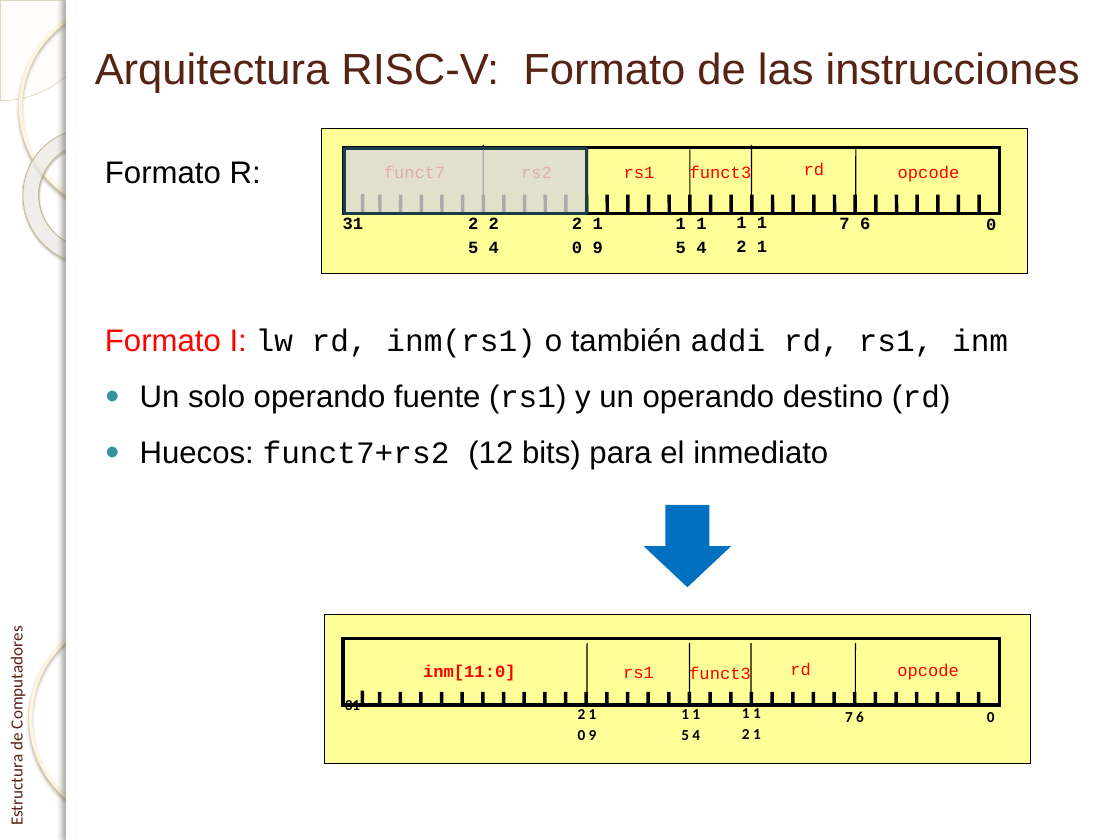
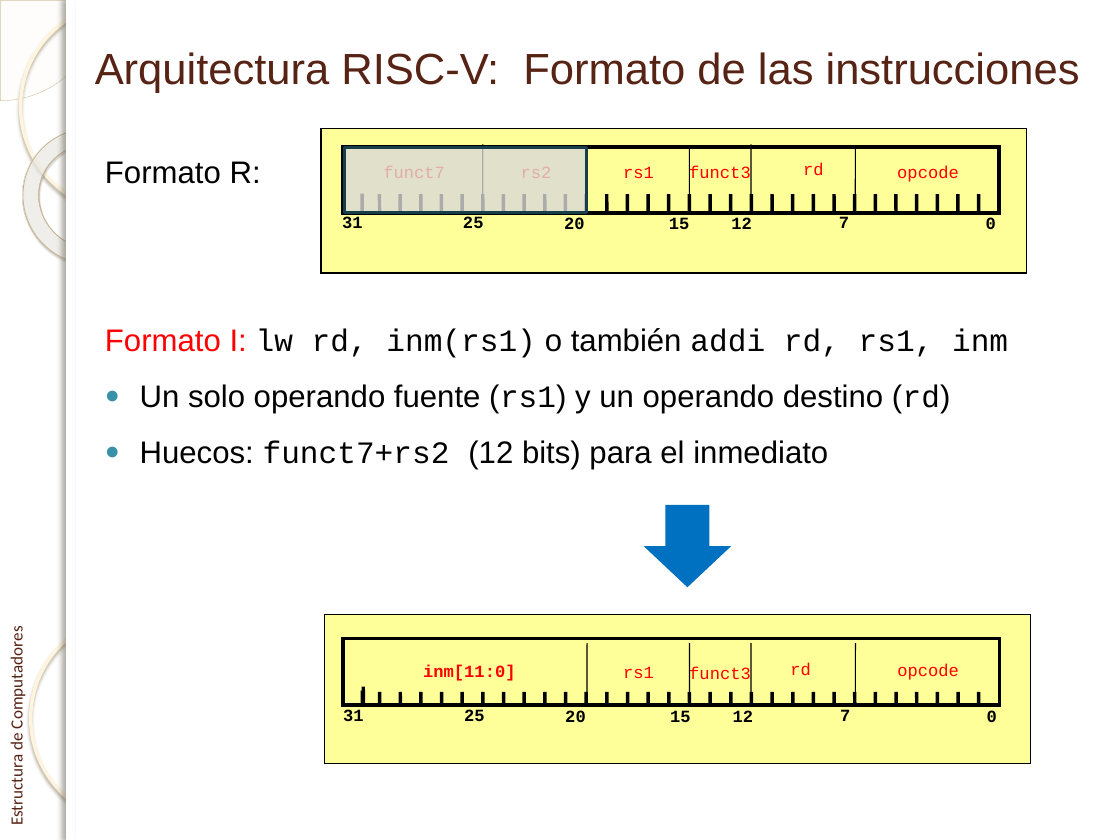
Before and after one commit to enriquesquintana/ETC, a slide deck: slide 25 of ETC_RISCV/Teoría/Tema 1. El procesador_RISCV.pptx. Drawn at 1120x840 pixels with LibreOffice and Linux fonts; fonts in the diff are those of the drawing; background and template pictures are left out. Boxes give left, top, right and bottom in pixels: in the first picture for what was removed or moved away, otherwise in the second. Text is boxed around its words. In the diff, an @@ line names an element or a change of style, - is before the commit and + after.

```diff
--- a/ETC_RISCV/Teoría/Tema 1. El procesador_RISCV.pptx
+++ b/ETC_RISCV/Teoría/Tema 1. El procesador_RISCV.pptx
@@ group added at <box>463,216,752,229</box>: 4 texts @@
+25
+20
+15
+12
@@ group removed at <box>468,216,767,253</box>: 4 texts @@
-2 2
-5 4
-2 1
-0 9
-1 1
-5 4
-1 1
-2 1
@@ text at <box>839,216,849,228</box>: text changed @@
-7 6
+7
@@ group added at <box>363,687,754,722</box>: 4 texts, 1 line @@
+25
+20
+15
+12
@@ text "31": place and size @@
-text "31" at <box>345,700,360,710</box>
+text "31" at <box>343,709,364,721</box>
@@ text "31" at <box>343,709,364,721</box>: size 9.8 to 11 pt, font Calibri to Courier New @@
@@ text removed at <box>578,706,597,740</box> @@
-2 1
-0 9
@@ text removed at <box>681,706,700,740</box> @@
-1 1
-5 4
@@ text removed at <box>742,705,761,739</box> @@
-1 1
-2 1
@@ text at <box>840,709,850,721</box>: text changed; size 9.8 to 11 pt; font Calibri to Courier New @@
-7 6
+7
@@ text "0" at <box>987,710,997,722</box>: size 9.8 to 11 pt, font Calibri to Courier New @@
```
Also in this commit, not shown: 11 other slides changed, 2 slides added, 1 slide removed.
